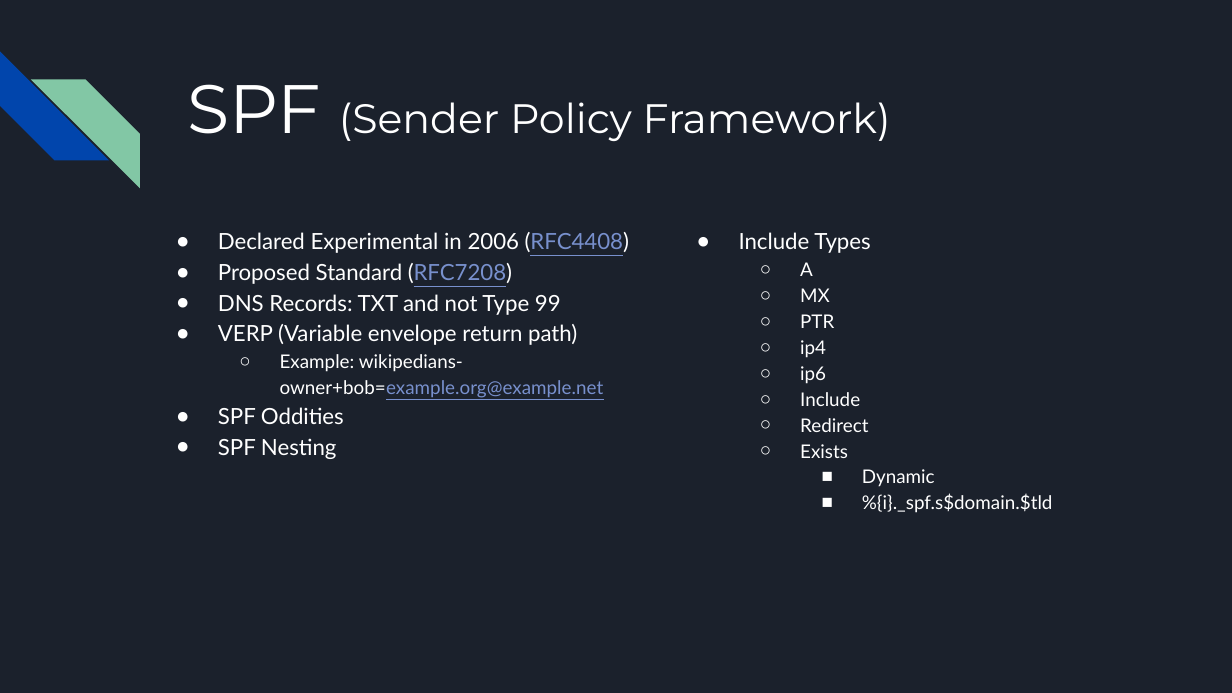
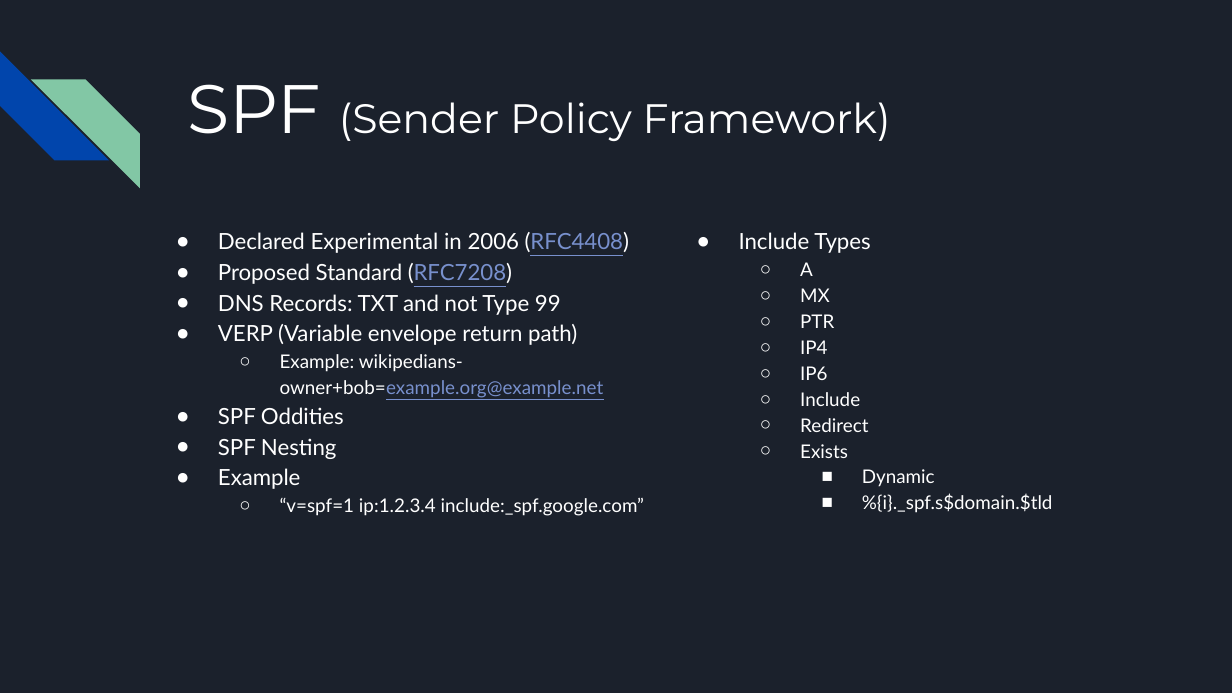
Before and after one commit to wesleykirkland/PowerShell-Email-Security, a slide deck: slide 4 of Presentation/Email Security.pptx (slide 3 before the commit). Drawn at 1232x693 pixels with LibreOffice and Linux fonts; fonts in the diff are those of the drawing. Boxes give left, top, right and bottom in pixels: in the first picture for what was removed or moved away, otherwise in the second. Text is boxed around its words. In the diff, an @@ line names an element or a change of style, - is before the commit and + after.

```diff
--- a/Presentation/Email Security.pptx
+++ b/Presentation/Email Security.pptx
@@ text at (800, 340, 827, 380): text changed @@
-  ○ ip4
-  ○ ip6
+  ○ IP4
+  ○ IP6
@@ text at (218, 468, 644, 516): paragraphs added @@
+● Example
+  ○ “v=spf=1 ip:1.2.3.4 include:_spf.google.com”
```
Also in this commit, not shown: 10 other slides changed, 4 slides added.
